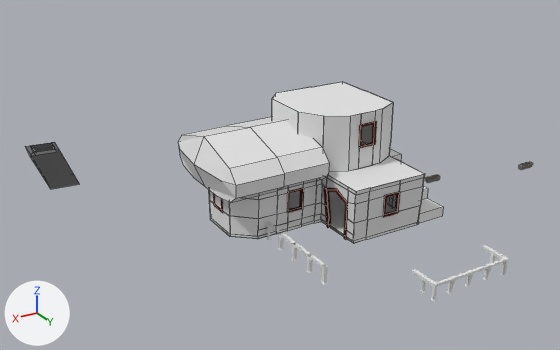
Before and after pictures for a commit that changed the Blender file UnityProject/Assets/mesh/items/ bigger housE2.blend.
Before and after are seen from a camera (50 mm lens) standing at (15.76, 28.0, 18.03) and looking at (0.22, 2.1, 5.08). The lights are fixed; the arrows at lower left show +X, +Y and +Z. Mesh edges are drawn as thin lines on the coarser meshes.
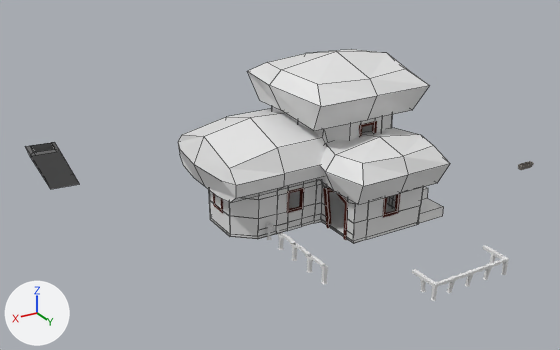
Boxes [x1, y1, x2, y2] around the edits, measured in the pictures (560 x 350 px; the box of a moved part takes in the faces that stretch with it):
'Cube.009', added: after [247, 49, 430, 131]
'Cube.007', reshaped (10% taller): before [178, 117, 329, 202]; after [178, 108, 327, 202]
'Cube.008', added: after [320, 128, 450, 205]
part 1 of me_cube, moved or reshaped: before [182, 117, 329, 181]; after [182, 108, 327, 181]

The change in detail:
me_cube is used by ob_cube_007; location (-3.17, -2.12, 9.61).
me_cube had 36 vertices, 28 faces and spanned x 1.0..6.3, y -0.91..4.77, z -5.43..-3.08.
me_cube now has 42 vertices, 32 faces and spans x 0.79..6.3, y -0.91..4.77, z -5.43..-2.64.
Part 1, on me_cube:
1 vertex is removed from x 1.26, y 1.91, z -3.08.
8 faces are deleted.
4 vertices in x 1.03..3.52, y -0.38..4.21, z -3.71 move by (0.0, 0.0, 0.43).
2 vertices move from x 1.26..3.52, y 1.91..4.77, z -4.25..-3.08 to x 1.04..3.52, y 1.91..4.77, z -4.25..-2.64.
7 vertices are added at x 0.79..1.26, y -0.48..4.23, z -5.25..-2.77.
12 new faces join them.
Mesh me_cube_006 is new.
It has 26 vertices, 24 faces and spans x -1.23..1.21, y -1.0..1.24, z -1.3..0.8.
Mesh me_cube_010 is new.
It has 26 vertices, 24 faces and spans x -1.23..1.21, y -1.53..1.54, z -1.46..0.59.
Object 'Cube.008' (ob_cube_008) is new; it shows me_cube_006.
Its location is (-3.98, 3.41, 5.62).
Its scale is (2.3, 1.61, 1.0).
Object 'Cube.009' (ob_cube_009) is new; it shows me_cube_010.
Its location is (-3.96, 0.02, 8.66).
Its scale is (2.88, 2.01, 1.25).
